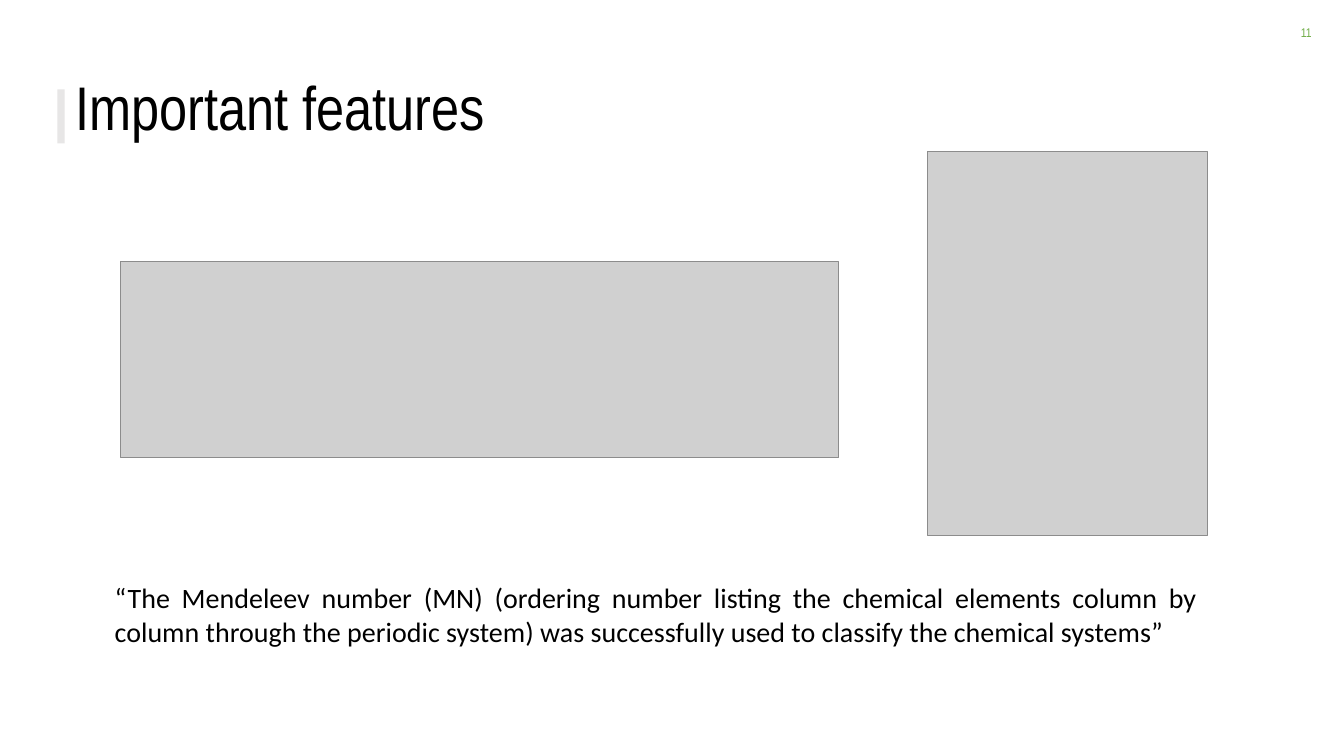
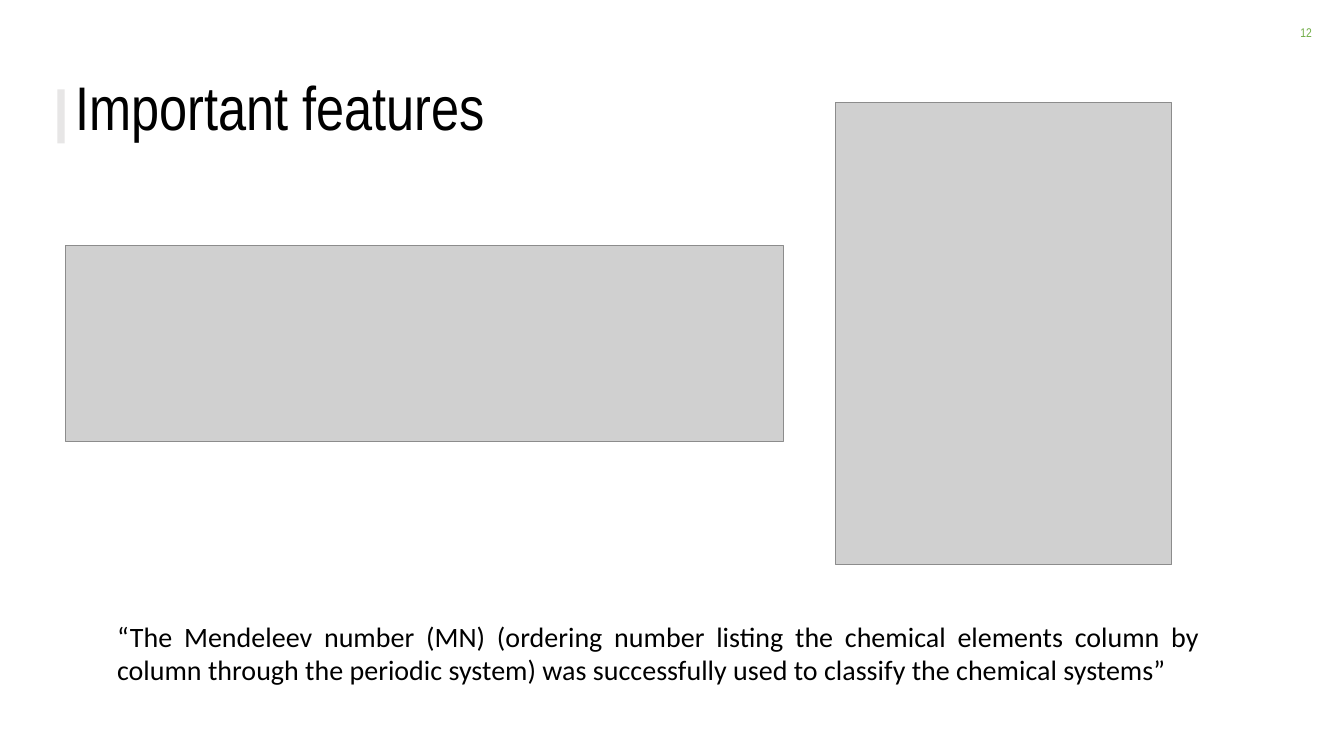
Before and after one commit to ckborg/DSE_challenge, a slide deck: slide 12 of DSE_challenge_slides.pptx (slide 11 before the commit). Drawn at 1344x756 pixels with LibreOffice and Linux fonts; fonts in the diff are those of the drawing; grey boxes stand for pictures; background and template pictures are left out. Boxes give left, top, right and bottom in pixels: in the first picture for what was removed or moved away, otherwise in the second. Text is boxed around its words. In the diff, an @@ line names an element or a change of style, - is before the commit and + after.

```diff
--- a/DSE_challenge_slides.pptx
+++ b/DSE_challenge_slides.pptx
@@ page number at (1300,28,1311,37): text changed @@
-11
+12
@@ picture: place and size @@
-picture at (928,151,1207,535)
+picture at (836,103,1173,566)
@@ picture: place and size @@
-picture at (121,262,839,458)
+picture at (66,246,783,442)
@@ text "“The Mendeleev number (MN) (ordering ...": place and size @@
-text "“The Mendeleev number (MN) (ordering ..." at (115,587,1196,647)
+text "“The Mendeleev number (MN) (ordering ..." at (117,626,1198,685)
```
Also in this commit, not shown: 6 other slides changed, 3 slides added, 5 slides removed, 1 other file.
